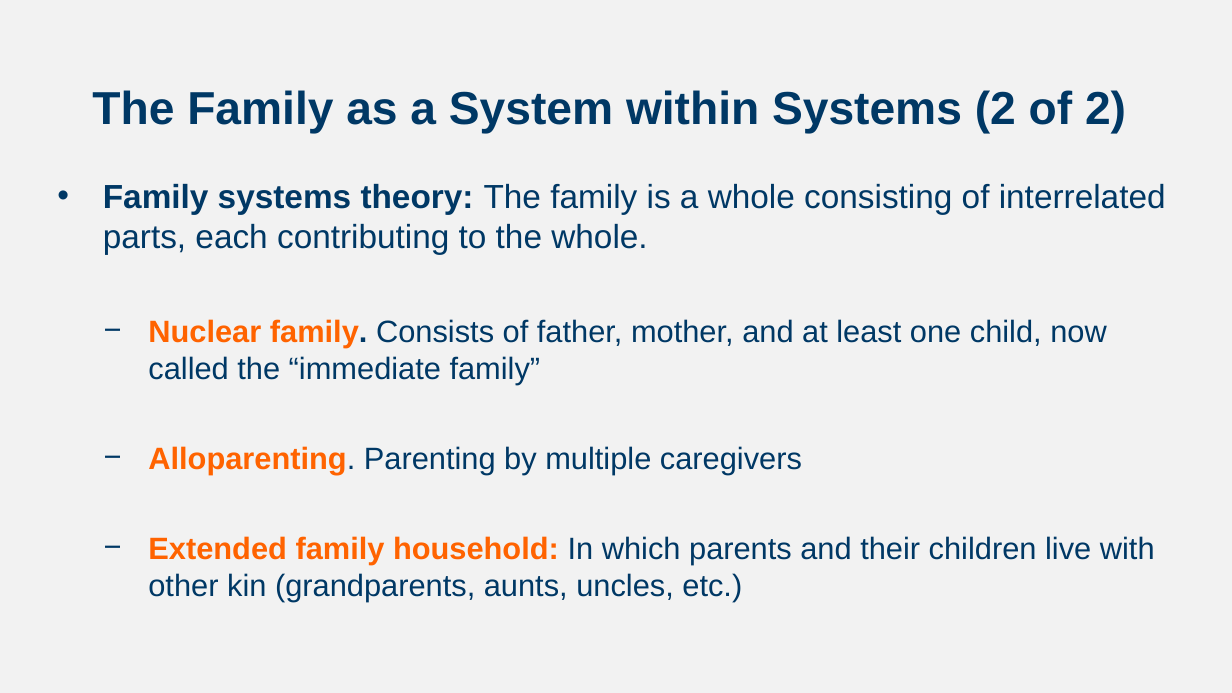
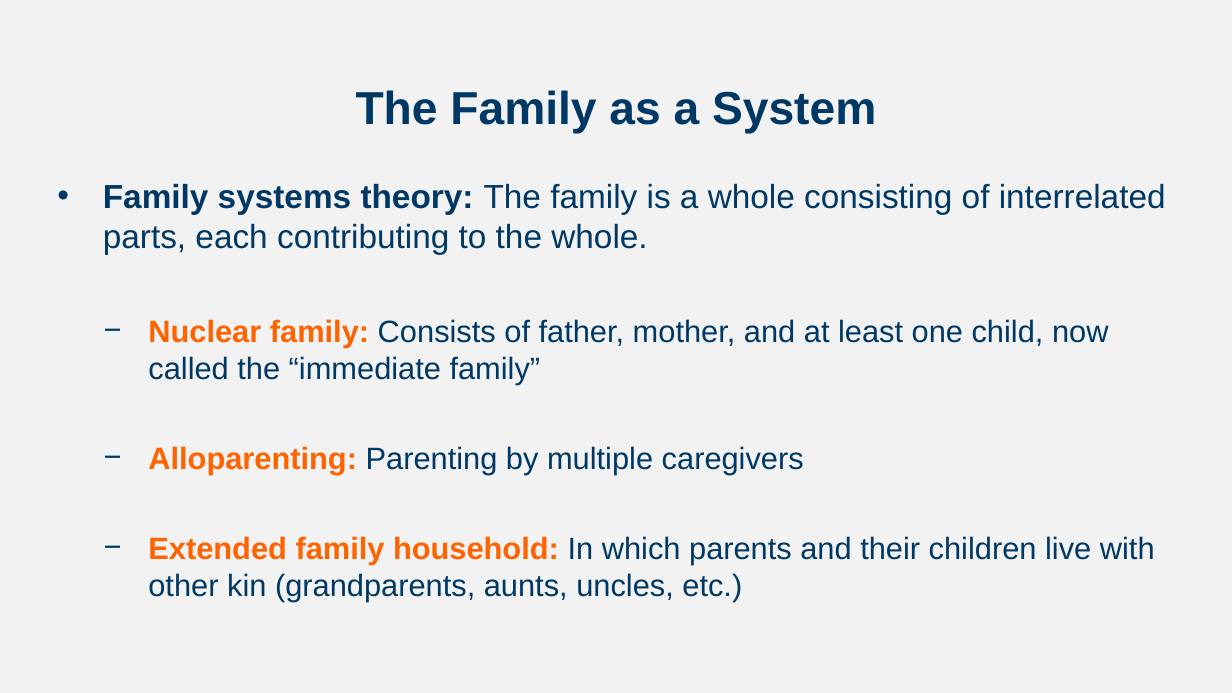
Before and after one commit to npm27/Teaching-Materials, a slide deck: slide 3 of Developmental Fall 23/Slides/Chapter 14.pptx. Drawn at 1232x693 pixels with LibreOffice and Linux fonts; fonts in the diff are those of the drawing. Boxes give left, top, right and bottom in pixels: in the first picture for what was removed or moved away, otherwise in the second. Text is boxed around its words. In the diff, an @@ line names an element or a change of style, - is before the commit and + after.

```diff
--- a/Developmental Fall 23/Slides/Chapter 14.pptx
+++ b/Developmental Fall 23/Slides/Chapter 14.pptx
@@ title at box(356, 90, 876, 133): text changed @@
-The Family as a System within Systems (2 of 2)
+The Family as a System
@@ text at box(148, 319, 1108, 474): text changed @@
-  − Nuclear family. Consists of father, mother, and at least one child, now called the “immediate family”
-  − Alloparenting. Parenting by multiple caregivers
+  − Nuclear family: Consists of father, mother, and at least one child, now called the “immediate family”
+  − Alloparenting: Parenting by multiple caregivers
```
Also in this commit, not shown: 6 other slides changed, 2 slides removed.
